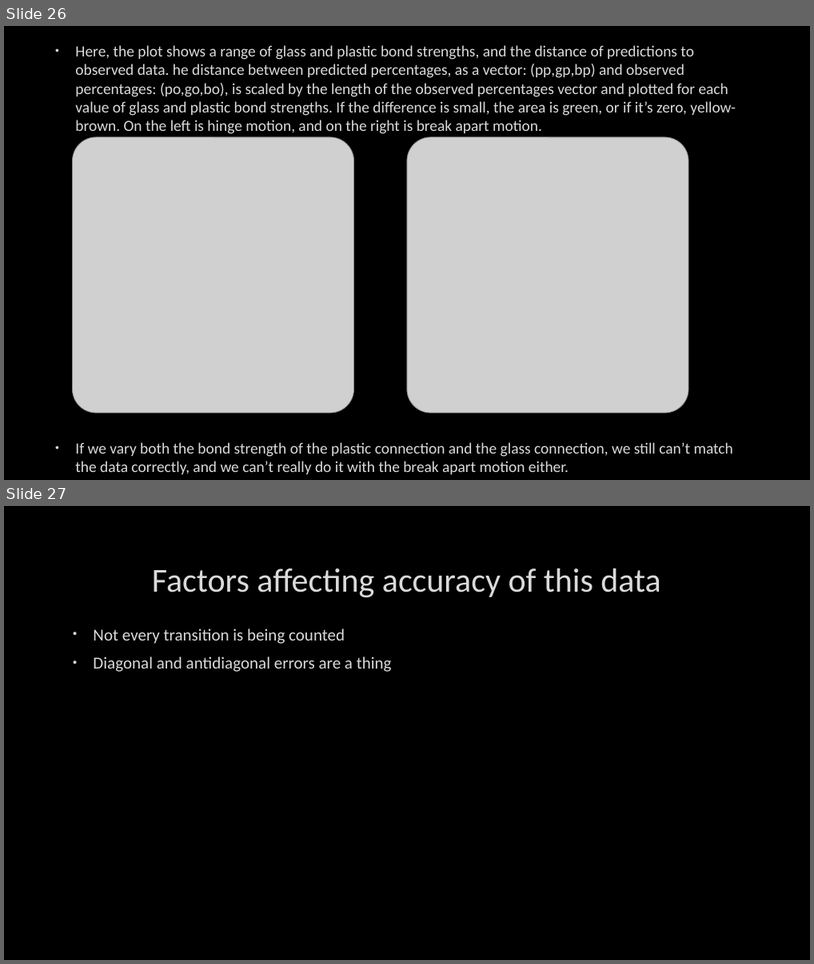
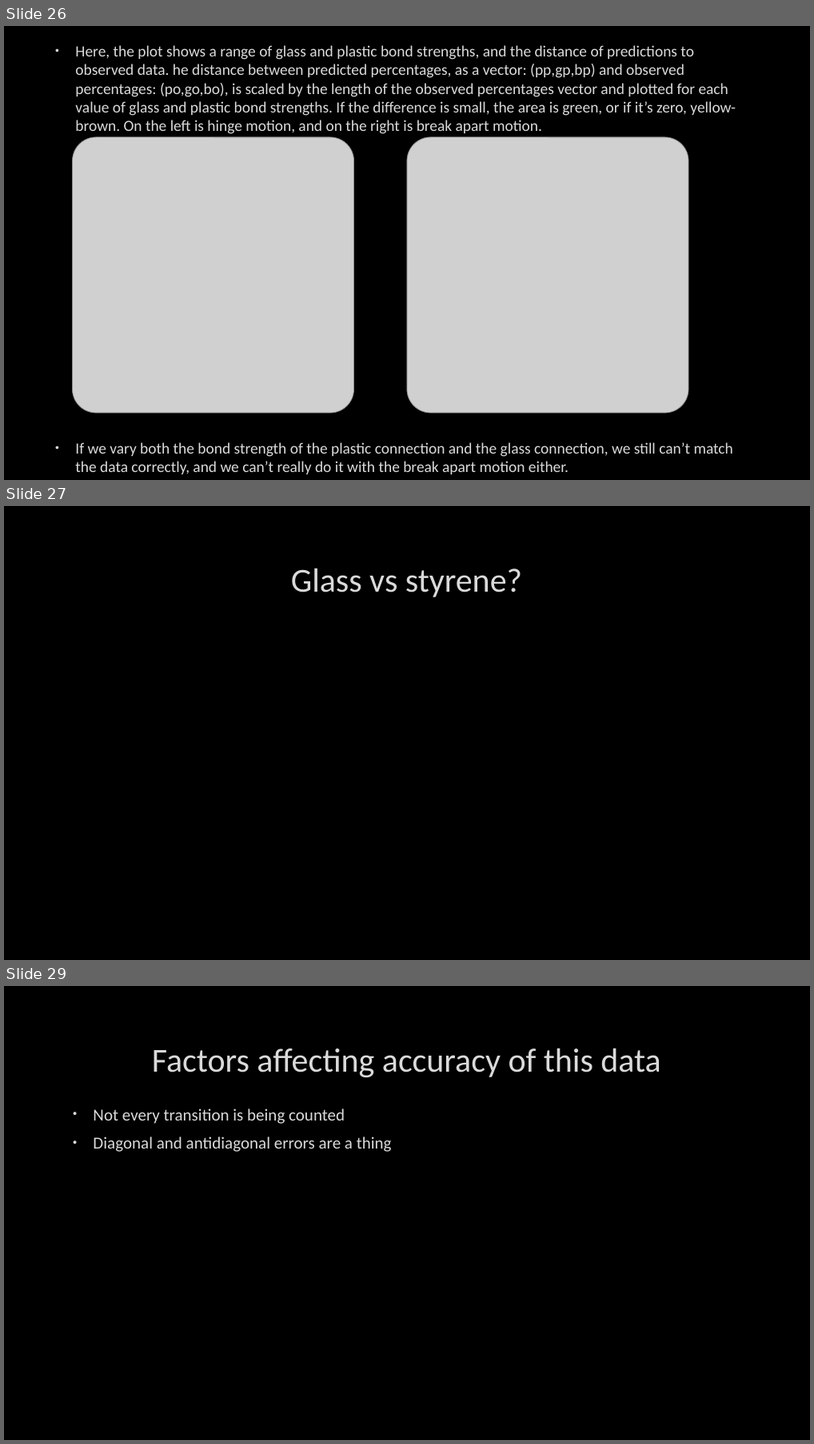
Before and after one commit to TchakamauRa/Soft-Matter, a slide deck: Backup copy.pptx. Shown one above the other, each under a label of ours: slides 26 and 27 before the commit, slides 26, 27 and 29 after it; the slides between them are not shown. The pictures are 814x964 and 814x1444 pixels, drawn with LibreOffice and Linux fonts; fonts in the diff are those of the drawing; grey boxes stand for pictures; background and template pictures are left out. Boxes give left, top, right and bottom in pixels: in the first picture for what was removed or moved away, otherwise in the second. Text is boxed around its words. In the diff, an @@ line names an element or a change of style, - is before the commit and + after.

```diff
--- a/Backup copy.pptx
+++ b/Backup copy.pptx
@@ slide 27 added at (x1=4, y1=506, x2=810, y2=960), background picture (left out) @@
@@ title added at (x1=291, y1=568, x2=522, y2=597), 40 pt, text #DADADA @@
+Glass vs styrene?
@@ what was slide 27 is now slide 29 @@
```
Also in this commit, not shown: 2 slides changed, 1 other slide added, 6 other files.
